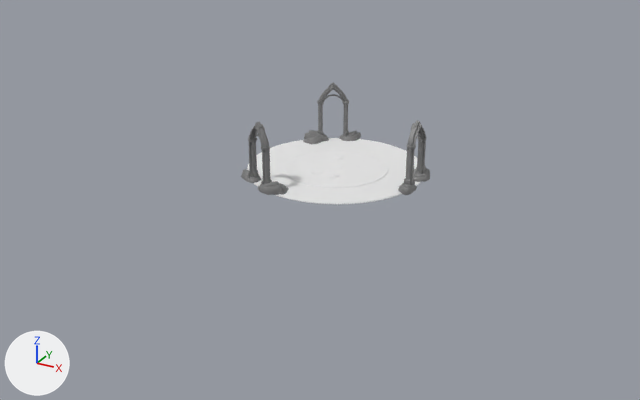
An edit to the glTF model maps/dwellan_island/props/dias/dias.glb, drawn before and after from the same camera.
The view is the same before and after, from a 50 mm camera at (27.0, -51.5, 23.0) aimed at (-0.5, -1.5, -2.0). Lighting does not change. The marker at lower left points along +X, +Y and +Z. The older version comes first. Objects named as collision shapes, trigger or cutter boxes, shadow casters or lower levels of detail are left out. Where no turn or scale is listed for an object, it has been applied to the vertices. Vertices at exactly the same position are counted once.

The scene before the commit, as lines of its bpy script (objects in view):
```python
ob_circle = bpy.data.objects.new('Circle', me_circle)
ob_circle.location = (0.0, 0.0, -0.05)
ob_cylinder_001 = bpy.data.objects.new('Cylinder.001', me_cylinder_001)
ob_cylinder_001.location = (-3.0, 5.2, 2.67)
ob_plane = bpy.data.objects.new('Plane', me_plane)
ob_plane.location = (6.0, 0.0, 0.0)
ob_plane_001 = bpy.data.objects.new('Plane.001', me_plane_001)
ob_plane_001.location = (5.98, 1.24, 0.0)
ob_plane_002 = bpy.data.objects.new('Plane.002', me_plane_002)
ob_plane_002.location = (5.96, -1.28, 0.0)
ob_plane_004 = bpy.data.objects.new('Plane.004', me_plane_004)
ob_plane_004.location = (-3.0, 5.2, 0.0)
ob_plane_005 = bpy.data.objects.new('Plane.005', me_plane_005)
ob_plane_005.location = (-4.06, 4.55, 0.0)
ob_plane_006 = bpy.data.objects.new('Plane.006', me_plane_006)
ob_plane_006.location = (-1.87, 5.8, 0.0)
ob_plane_008 = bpy.data.objects.new('Plane.008', me_plane_008)
ob_plane_008.location = (-3.0, -5.2, 0.0)
```
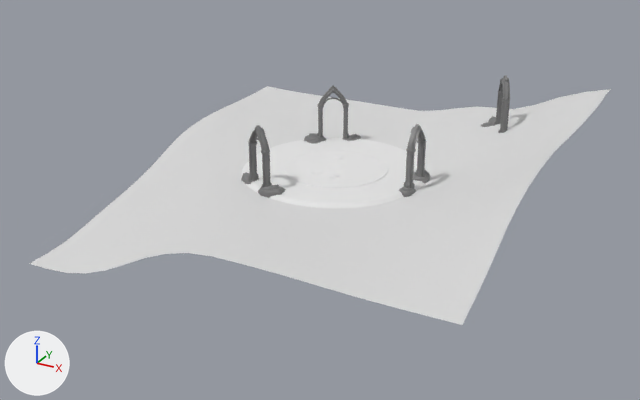
Location of each change, (x1, y1, x2, y2) in pixels of the pictures (640 x 400 px; the box of a moved part takes in the faces that stretch with it):
'Plane.012', added: after (29, 86, 611, 325)
'Circle', reshaped (7% wider): before (247, 138, 420, 204); after (241, 138, 427, 208)
'Plane', moved: before (404, 120, 426, 186); after (404, 124, 426, 189)
'Plane.008', moved: before (248, 121, 272, 184); after (248, 125, 272, 188)
'Plane.004', moved: before (317, 82, 349, 137); after (317, 85, 349, 140)
'Plane.013', added: after (494, 75, 510, 133)
'Plane.009', moved: before (258, 181, 282, 195); after (258, 184, 282, 198)
'Plane.005', moved: before (304, 130, 329, 142); after (304, 133, 326, 141)
'Plane.001', moved: before (413, 166, 430, 182); after (413, 169, 430, 183)
'Plane.002', moved: before (398, 183, 417, 195); after (399, 186, 416, 197)
'Plane.010', moved: before (241, 169, 261, 183); after (241, 172, 259, 184)
'Plane.006', moved: before (339, 131, 361, 141); after (342, 134, 361, 141)
'Plane.007', moved: before (303, 135, 322, 144); after (307, 138, 321, 144)
'Cylinder.001', moved: before (324, 94, 343, 102); after (324, 97, 343, 105)
'Plane.014', added: after (488, 116, 497, 126)
'Cube.004', added: after (498, 91, 510, 103)
part 1 of me_circle, moved or reshaped: before (254, 183, 418, 204); after (241, 154, 427, 208)

What changed in the scene script:
```text
Add mat_mat_grass:
    mat_mat_grass = principled_material('mat_grass')
    mat_mat_grass.base_color = (0.8, 0.8, 0.8)  # white #e7e7e7
    mat_mat_grass.metallic = 0.5
    mat_mat_grass.roughness = 1.0
Change me_circle:
    used by ob_circle; location = (0.0, 0.0, -0.05)
    remove me_circle.from_pydata(...)  # 513 vertices, 960 faces; spans x -6.25..6.25, y -6.25..6.25, z 0.0..0.09
    add me_circle.from_pydata(...)  # 513 vertices, 960 faces; spans x -6.7..6.7, y -6.7..6.7, z -0.25..0.09
    me_circle part 1: 64 of 513 vertices moved; they spanned x -6.25..6.25, y -6.25..6.25, z 0.0 and now span x -6.7..6.7, y -6.7..6.7, z -0.25; mean shift (0.0, 0.0, -0.25); largest move (-4.42, -4.42, 0.0) -> (-4.74, -4.74, -0.25)
Add me_plane_015:
    me_plane_015.from_pydata(...)  # 77 vertices, 141 faces; spans x -0.86..0.77, y -0.99..0.71, z 0.0..0.8
    me_plane_015.materials.append(mat_mat_rocks)  # grey #7c7c7c
Add me_cube_008:
    me_cube_008.from_pydata(...)  # 112 vertices, 216 faces; spans x -0.28..1.16, y -1.94..0.27, z -0.28..0.17
    me_cube_008.materials.append(mat_mat_rocks)  # grey #7c7c7c
Add me_plane_014:
    me_plane_014.from_pydata(...)  # 266 vertices, 530 faces; spans x -0.79..0.79, y -1.11..1.11, z 0.0..4.44
    me_plane_014.materials.append(mat_mat_grey)  # grey #7c7c7c
Add me_plane_012:
    me_plane_012.from_pydata(...)  # 361 vertices, 648 faces; spans x -15.0..15.2, y -15.0..15.4, z -4.3..4.2
    me_plane_012.materials.append(mat_mat_grass)  # white #e7e7e7
Change ob_plane:
    ob_plane.location: (6.0, 0.0, 0.0) -> (6.0, 0.0, -0.24)
Change ob_plane_001:
    ob_plane_001.location: (5.98, 1.24, 0.0) -> (5.98, 1.24, -0.24)
Change ob_plane_002:
    ob_plane_002.location: (5.96, -1.28, 0.0) -> (5.96, -1.28, -0.24)
Change ob_plane_004:
    ob_plane_004.location: (-3.0, 5.2, 0.0) -> (-3.0, 5.2, -0.24)
Change ob_cylinder_001:
    ob_cylinder_001.location: (-3.0, 5.2, 2.67) -> (-3.0, 5.2, 2.43)
Change ob_plane_005:
    ob_plane_005.location: (-4.06, 4.55, 0.0) -> (-4.06, 4.55, -0.24)
Change ob_plane_006:
    ob_plane_006.location: (-1.87, 5.8, 0.0) -> (-1.87, 5.8, -0.24)
Change ob_plane_007:
    ob_plane_007.location: (-3.97, 3.99, 0.0) -> (-3.97, 3.99, -0.24)
Change ob_plane_008:
    ob_plane_008.location: (-3.0, -5.2, 0.0) -> (-3.0, -5.2, -0.24)
Change ob_plane_009:
    ob_plane_009.location: (-1.91, -5.8, 0.0) -> (-1.91, -5.8, -0.24)
Change ob_plane_010:
    ob_plane_010.location: (-4.09, -4.52, 0.0) -> (-4.09, -4.52, -0.24)
Add ob_plane_014:
    ob_plane_014 = bpy.data.objects.new('Plane.014', me_plane_015)
    ob_plane_014.location = (8.36, 9.95, 1.27)
Add ob_cube_004:
    ob_cube_004 = bpy.data.objects.new('Cube.004', me_cube_008)
    ob_cube_004.location = (8.51, 9.7, 4.12)
Add ob_plane_013:
    ob_plane_013 = bpy.data.objects.new('Plane.013', me_plane_014)
    ob_plane_013.location = (8.96, 8.86, 1.27)
Add ob_plane_012:
    ob_plane_012 = bpy.data.objects.new('Plane.012', me_plane_012)
    ob_plane_012.location = (0.0, 0.0, -0.2)
```
